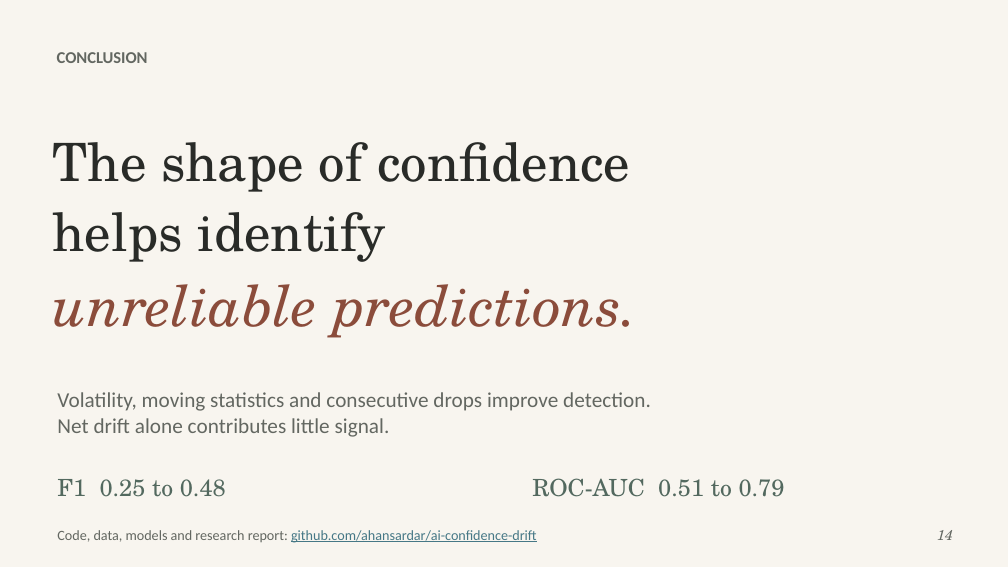
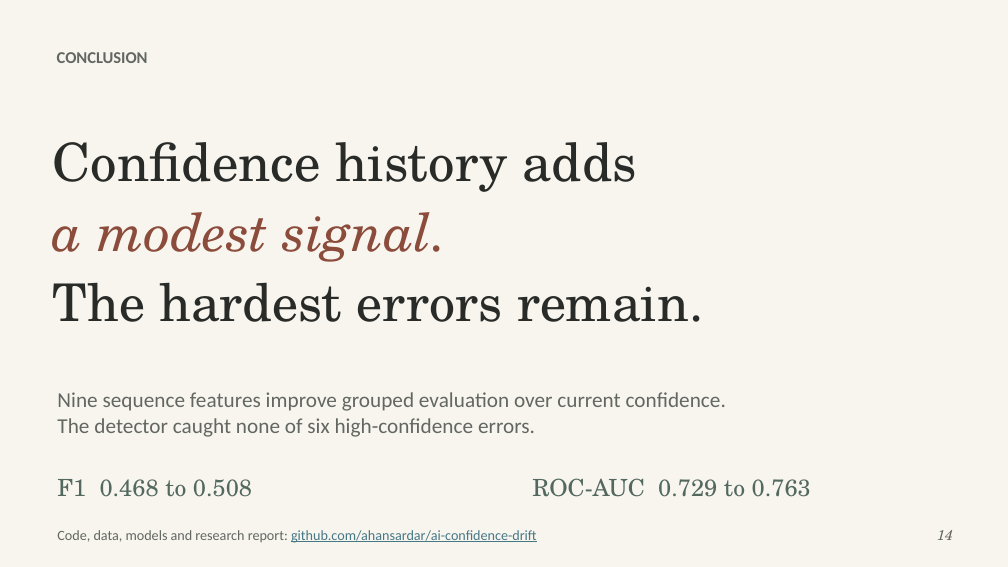
Before and after one commit to ahansardar/ai-confidence-drift, a slide deck: slide 14 of reports/presentation/AI_Confidence_Drift_Presentation.pptx. Drawn at 1008x567 pixels with LibreOffice and Linux fonts; fonts in the diff are those of the drawing. Boxes give left, top, right and bottom in pixels: in the first picture for what was removed or moved away, otherwise in the second. Text is boxed around its words. In the diff, an @@ line names an element or a change of style, - is before the commit and + after.

Commit message:
Correct confidence-drift evaluation and align report and slides

```diff
--- a/reports/presentation/AI_Confidence_Drift_Presentation.pptx
+++ b/reports/presentation/AI_Confidence_Drift_Presentation.pptx
@@ text at (53,142,637,192): text changed @@
-The shape of confidence
+Confidence history adds
@@ text at (53,212,447,262): text changed; text colour #292B28 to #8B4C3B; italic on @@
-helps identify
+a modest signal.
@@ text at (53,282,703,322): text changed; size 54 to 49.5 pt; text colour #8B4C3B to #292B28; italic off @@
-unreliable predictions.
+The hardest errors remain.
@@ text at (57,392,726,437): text changed @@
-Volatility, moving statistics and consecutive drops improve detection.
-Net drift alone contributes little signal.
+Nine sequence features improve grouped evaluation over current confidence.
+The detector caught none of six high-confidence errors.
@@ text at (57,479,252,497): text changed @@
-F1 0.25 to 0.48
+F1 0.468 to 0.508
@@ text at (532,478,811,497): text changed @@
-ROC-AUC 0.51 to 0.79
+ROC-AUC 0.729 to 0.763
```
Also in this commit, not shown: 8 other slides changed, 22 other files.
